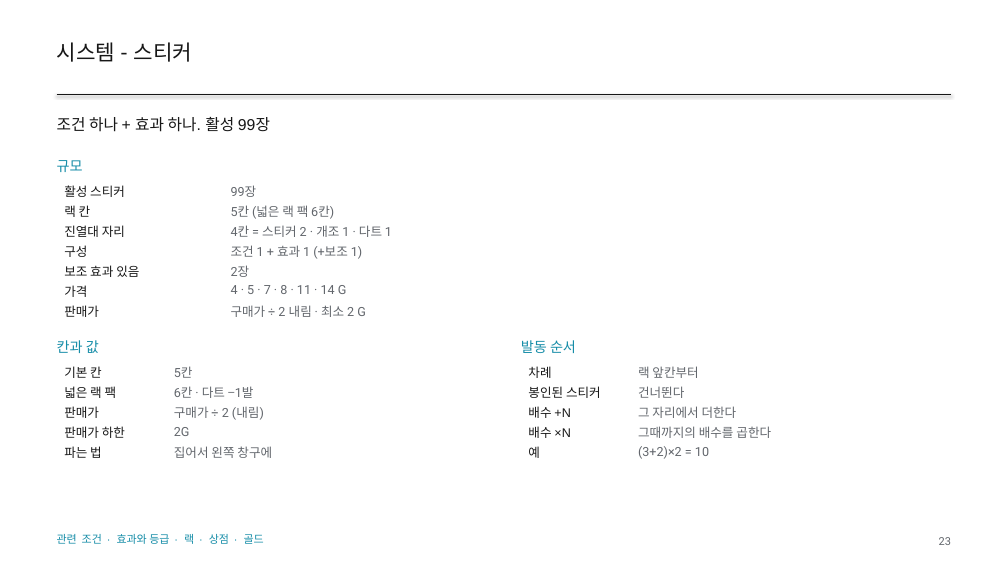
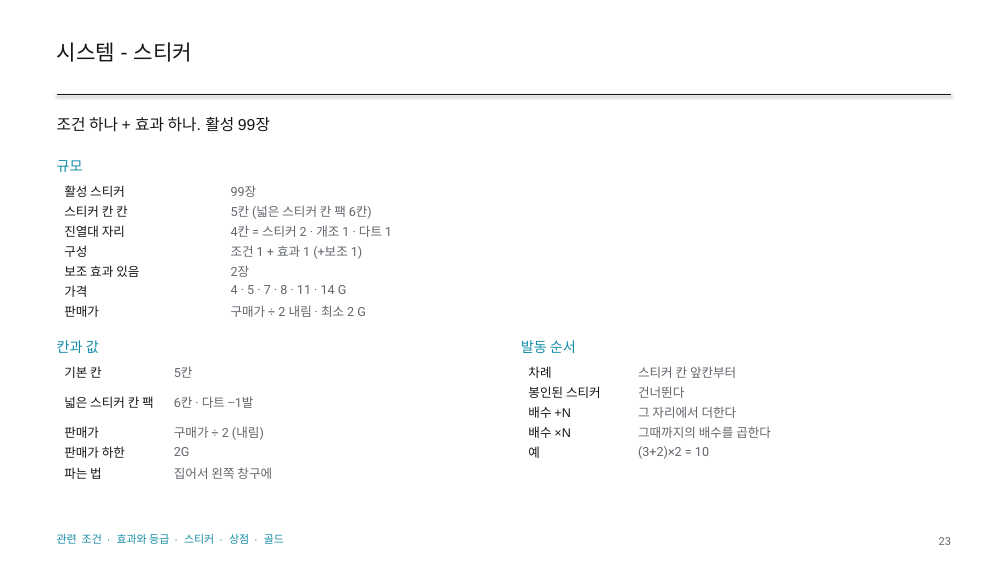
Before and after one commit to GGbong69/test-03, a slide deck: slide 23 of docs/HIGHTONE_기획서.pptx. Drawn at 1008x567 pixels with LibreOffice and Linux fonts; fonts in the diff are those of the drawing. Boxes give left, top, right and bottom in pixels: in the first picture for what was removed or moved away, otherwise in the second. Text is boxed around its words. In the diff, an @@ line names an element or a change of style, - is before the commit and + after.

```diff
--- a/docs/HIGHTONE_기획서.pptx
+++ b/docs/HIGHTONE_기획서.pptx
@@ table at [57,180,951,321] @@
-row 2, column 1: 랙 칸
+row 2, column 1: 스티커 칸 칸
-row 2, column 2: 5칸 (넓은 랙 팩 6칸)
+row 2, column 2: 5칸 (넓은 스티커 칸 팩 6칸)
@@ table at [57,361,487,483] @@
-row 2, column 1: 넓은 랙 팩
+row 2, column 1: 넓은 스티커 칸 팩
@@ table at [521,361,951,463] @@
-row 1, column 2: 랙 앞칸부터
+row 1, column 2: 스티커 칸 앞칸부터
@@ text at [57,534,284,544]: text changed @@
-관련 조건 · 효과와 등급 · 랙 · 상점 · 골드
+관련 조건 · 효과와 등급 · 스티커 · 상점 · 골드
```
Also in this commit, not shown: 37 other slides changed, 3 other files.
